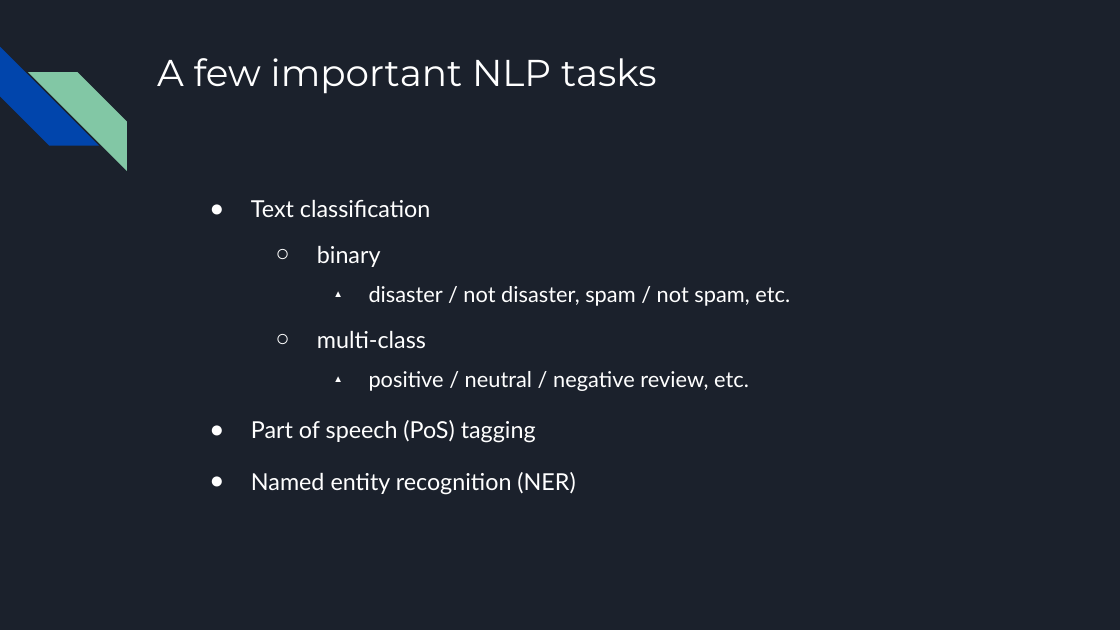
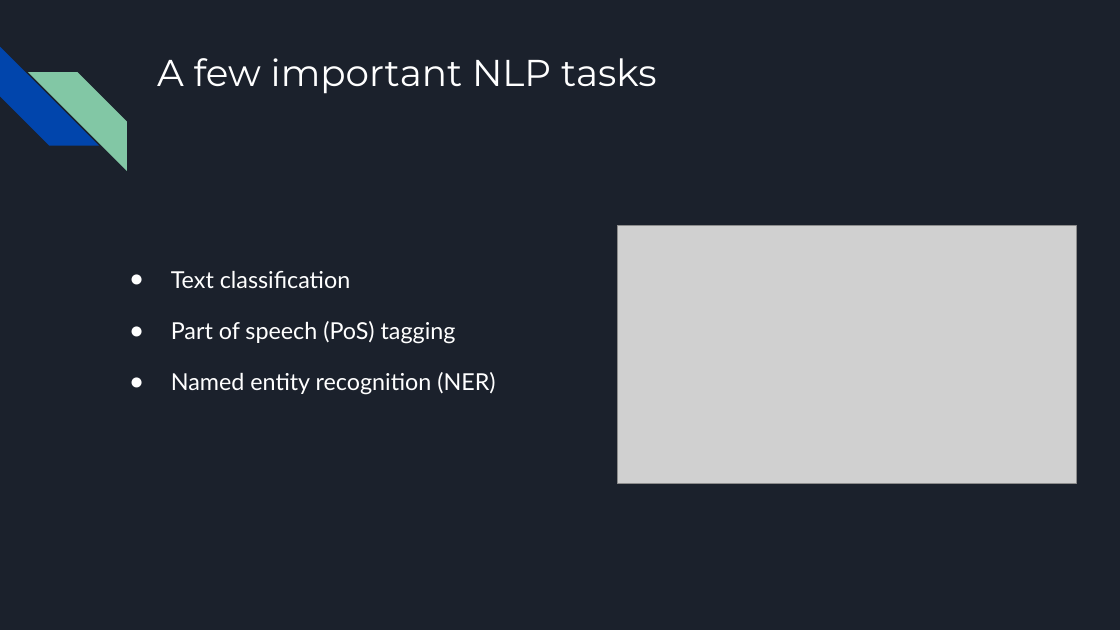
Before and after one commit to MichaelSzczepaniak/WordEmbeddings, a slide deck: slide 4 of word_embeddings_30min.odp. Drawn at 1120x630 pixels with LibreOffice and Linux fonts; fonts in the diff are those of the drawing; grey boxes stand for pictures. Boxes give left, top, right and bottom in pixels: in the first picture for what was removed or moved away, otherwise in the second. Text is boxed around its words. In the diff, an @@ line names an element or a change of style, - is before the commit and + after.

```diff
--- a/word_embeddings_30min.odp
+++ b/word_embeddings_30min.odp
@@ picture added at (617, 226, 1076, 484) @@
@@ text "Text classification": place and size @@
-text "Text classification" at (251, 200, 790, 495)
+text "Text classification" at (171, 271, 495, 395)
@@ text at (317, 246, 790, 391): paragraphs removed @@
-  ○ binary
-    ▲ disaster / not disaster, spam / not spam, etc.
-  ○ multi-class
-    ▲ positive / neutral / negative review, etc.
```
Also in this commit, not shown: 4 other slides changed, 1 slide added.
